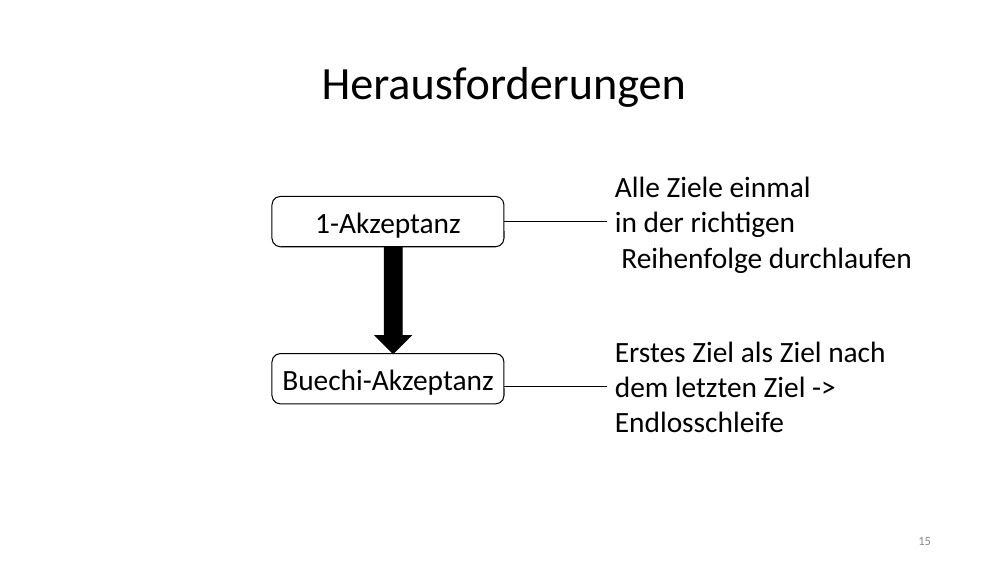
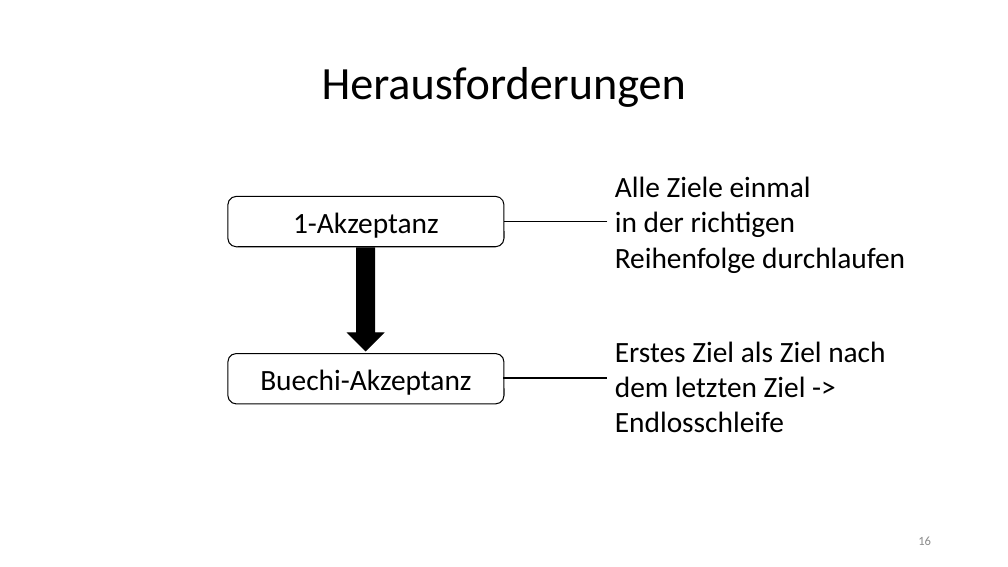
Before and after one commit to jhbruhn/fmes, a slide deck: slide 16 of Dokumentation/Roboter.pptx (slide 15 before the commit). Drawn at 1008x567 pixels with LibreOffice and Linux fonts; fonts in the diff are those of the drawing. Boxes give left, top, right and bottom in pixels: in the first picture for what was removed or moved away, otherwise in the second. Text is boxed around its words. In the diff, an @@ line names an element or a change of style, - is before the commit and + after.

```diff
--- a/Dokumentation/Roboter.pptx
+++ b/Dokumentation/Roboter.pptx
@@ text "Alle Ziele einmal" rewrapped from <box>615,176,912,273</box> to <box>615,176,905,273</box> @@
@@ rounded rectangle "1-Akzeptanz": place and size @@
-rounded rectangle "1-Akzeptanz" at <box>272,197,504,247</box>
+rounded rectangle "1-Akzeptanz" at <box>228,197,504,247</box>
@@ down arrow: place and size @@
-down arrow at <box>376,247,411,354</box>
+down arrow at <box>348,248,383,351</box>
@@ rounded rectangle "Buechi-Akzeptanz": place and size @@
-rounded rectangle "Buechi-Akzeptanz" at <box>272,354,504,405</box>
+rounded rectangle "Buechi-Akzeptanz" at <box>228,354,504,405</box>
@@ line moved from (607, 386) - (504, 386) to (606, 378) - (504, 378) @@
```
Also in this commit, not shown: 12 other slides changed, 4 slides added, 2 slides removed.
